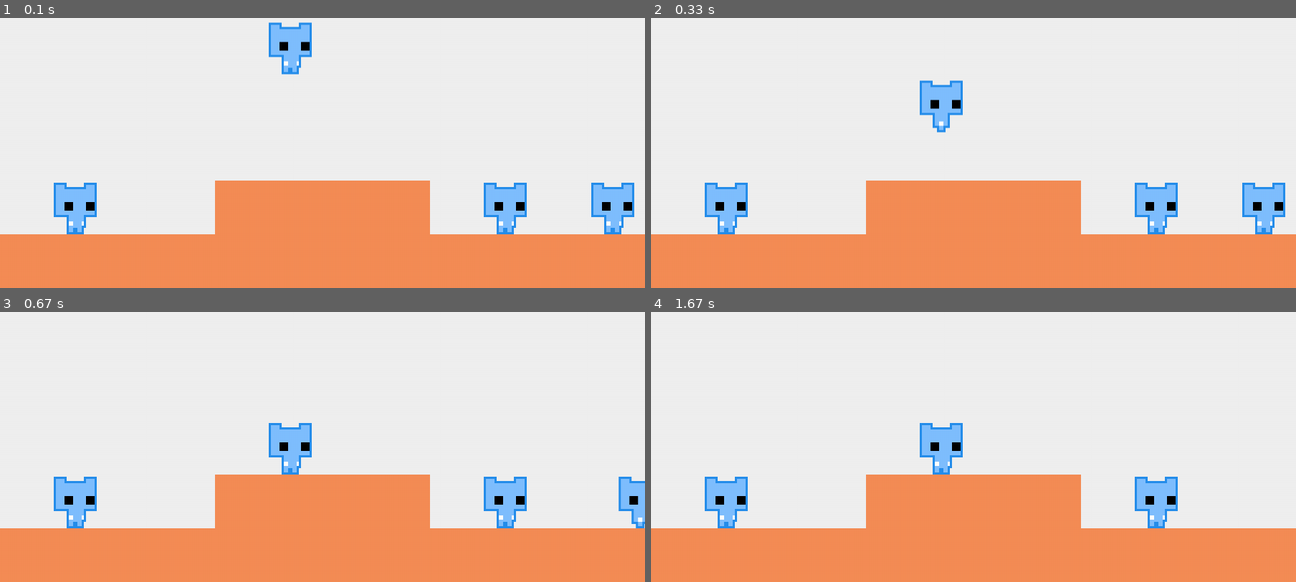
Above: before the commit, frames 1-4 (two rows, left to right).
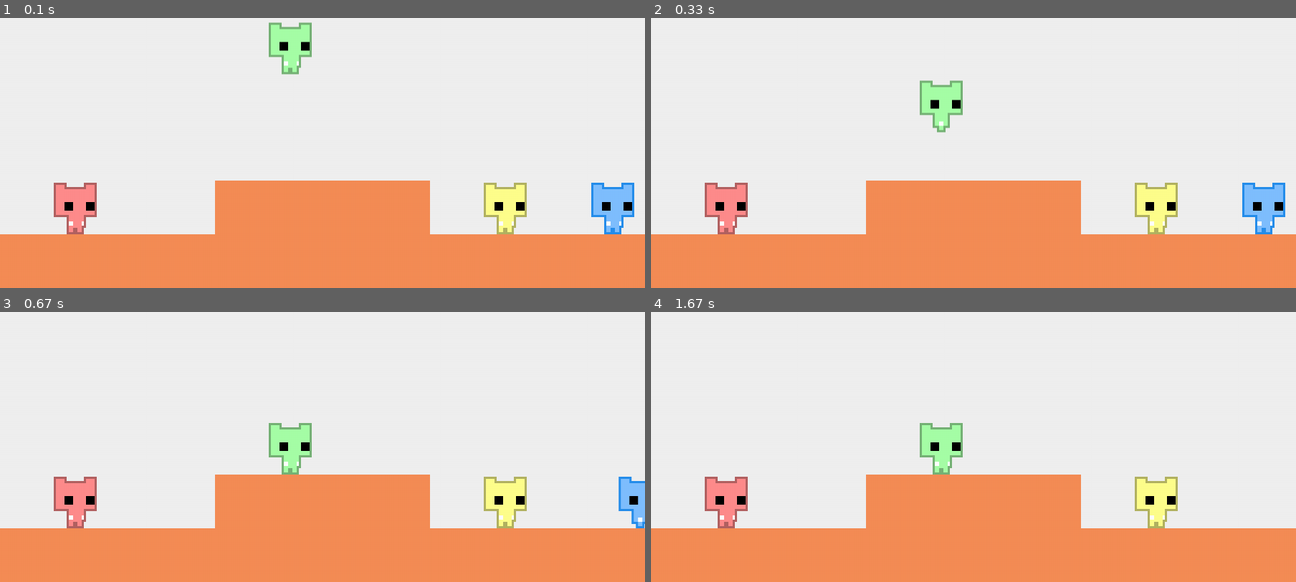
Above: after the commit, the same moments.

Repository: Jaden505/Pico-MAPPO
Game: pygame game, started from Game/game.py
Same seed, same stepped clock (60 frames per second), same inputs: the game is played once before the commit and once after it.
Inputs:
- Up to frame 1 (0.1 s): no input
- Up to frame 2 (0.33 s): no input
- Up to frame 3 (0.67 s): hold Right from 0.33 s (still down)
- Up to frame 4 (1.67 s): release Right at 0.8 s; hold Right 0.83-1.3 s; tap Space at 0.9, 1.2, 1.4 s; hold Left from 1.33 s (still down)

The runs differ from the first frame. In frame 1, 2.7% of the frame differs, in the area x 8-82%, y 1-81%; in frame 2, 2.7%; in frame 3, 2.7%; in frame 4, 2.7%.

Commit message:
add pushing

Diff:
--- a/Game/game.py
+++ b/Game/game.py
@@ -11,7 +11,7 @@
         self.screen = pygame.display.set_mode((1200, 800))
         self.clock = pygame.time.Clock()
         self.player = Player((1100, 600))
-        self.agents = [Player((900, 600)), Player((100, 600)), Player((500, 300))]
+        self.agents = [Player((900, 600), 'yellow'), Player((100, 600), 'red'), Player((500, 300), 'green')]
         self.static_obstacles = [pygame.Rect(0, 700, 1200, 100), pygame.Rect(400, 600, 400, 200)]
 
         self.sprite_width = self.player.sprite.get_width()
--- a/Game/player.py
+++ b/Game/player.py
@@ -1,15 +1,26 @@
+from utils import recolor_image, PLAYER_COLOR_MAPS
+
 import pygame
 
 class Player:
-    def __init__(self, init_pos):
+    def __init__(self, init_pos, color='blue'):
         # Sprites
-        self.stand_right = pygame.image.load('sprites/pico_stand.png')
+        color_map = PLAYER_COLOR_MAPS[color] if color != 'blue' else {}
+
+        def load_and_recolor(path):
+            img = pygame.image.load(path).convert_alpha()
+            return recolor_image(img, color_map)
+
+        self.stand_right = load_and_recolor('sprites/pico_stand.png')
         self.stand_left = pygame.transform.flip(self.stand_right, True, False)
 
-        self.walk_right = [pygame.image.load(f'sprites/pico_move{i}.png') for i in range(1,5)]
+        self.walk_right = [load_and_recolor(f'sprites/pico_move{i}.png') for i in range(1, 5)]
         self.walk_left = [pygame.transform.flip(img, True, False) for img in self.walk_right]
 
-        self.jump_right = pygame.image.load('sprites/pico_jump.png')
+        self.push_right = [load_and_recolor(f'sprites/pico_push{i}.png') for i in range(1, 5)]
+        self.push_left = [pygame.transform.flip(img, True, False) for img in self.push_right]
+
+        self.jump_right = load_and_recolor('sprites/pico_jump.png')
         self.jump_left = pygame.transform.flip(self.jump_right, True, False)
 
         self.sprite = self.stand_right
@@ -20,6 +31,7 @@
         # Orientation
         self.facing_left = False
         self.jumping = False
+        self.pushing = False
 
         self.init_pos = init_pos
         self.x, self.y = init_pos[0], init_pos[1]
@@ -34,7 +46,7 @@
         self.walk_cycle_ind = 0 # Which run sprite image to show in sequence
         self.push_cycle_ind = 0
 
-        self.walk_cycle_len = len(self.walk_right)
+        self.cycle_len = len(self.walk_right)
         self.anim_timer = 0
         self.anim_speed = 0.15  # seconds per frame
 
@@ -44,14 +56,20 @@
             self.sprite = self.stand_left if self.facing_left else self.stand_right
         elif self.jumping:
             self.sprite = self.jump_left if self.facing_left else self.jump_right
+        elif self.pushing:
+            self.anim_timer += dt
+
+            if self.anim_timer > self.anim_speed:
+                self.sprite = self.push_left[self.push_cycle_ind] if self.facing_left else self.push_right[self.push_cycle_ind]
+                self.push_cycle_ind = self.push_cycle_ind+1 if self.push_cycle_ind < self.cycle_len-1 else 0
+                self.anim_timer = 0
         else:
             self.anim_timer += dt
 
             if self.anim_timer > self.anim_speed:
                 self.sprite = self.walk_left[self.walk_cycle_ind] if self.facing_left else self.walk_right[self.walk_cycle_ind]
-                self.walk_cycle_ind = self.walk_cycle_ind+1 if self.walk_cycle_ind < self.walk_cycle_len-1 else 0
+                self.walk_cycle_ind = self.walk_cycle_ind+1 if self.walk_cycle_ind < self.cycle_len-1 else 0
                 self.anim_timer = 0
-
 
     def on_key_update(self, event, dt):
         if event.type == pygame.KEYDOWN:
@@ -92,14 +110,18 @@
         self.x += self.vx * dt
         self.rect = pygame.Rect(self.x, self.y, self.width, self.height)
 
+        self.pushing = False
+
         # Horizontal collision
         for obs in static_obstacles:
             if self.rect.colliderect(obs):
                 if self.vx > 0: # hit right wall
                     self.x = obs.left - self.width
+                    self.pushing = True
 
                 elif self.vx < 0: # hit left wall
                     self.x = obs.right
+                    self.pushing = True
 
                 self.rect.x = self.x
                 if self.rect.colliderect(obs):
--- a/Game/utils.py
+++ b/Game/utils.py
@@ -1 +1,24 @@
 import pygame
+
+PLAYER_COLOR_MAPS = {
+    'green': {
+        (127, 191, 255): (166, 255, 167), # light
+        (38, 142, 236): (118, 179, 118), # dark
+    },
+    'red': {
+        (127, 191, 255): (255, 140, 140), # light
+        (38, 142, 236): (179, 98, 98), # dark
+    },
+    'yellow': {
+        (127, 191, 255): (255, 255, 140), # light
+        (38, 142, 236): (179, 179, 98), # dark
+    }
+}
+
+def recolor_image(surface, color_map):
+    surface = surface.copy()
+    pxarray = pygame.PixelArray(surface)
+    for old, new in color_map.items():
+        pxarray.replace(surface.map_rgb(old), surface.map_rgb(new))
+    del pxarray
+    return surface
Not shown, added: .DS_Store
Not shown, added: Game/.DS_Store
